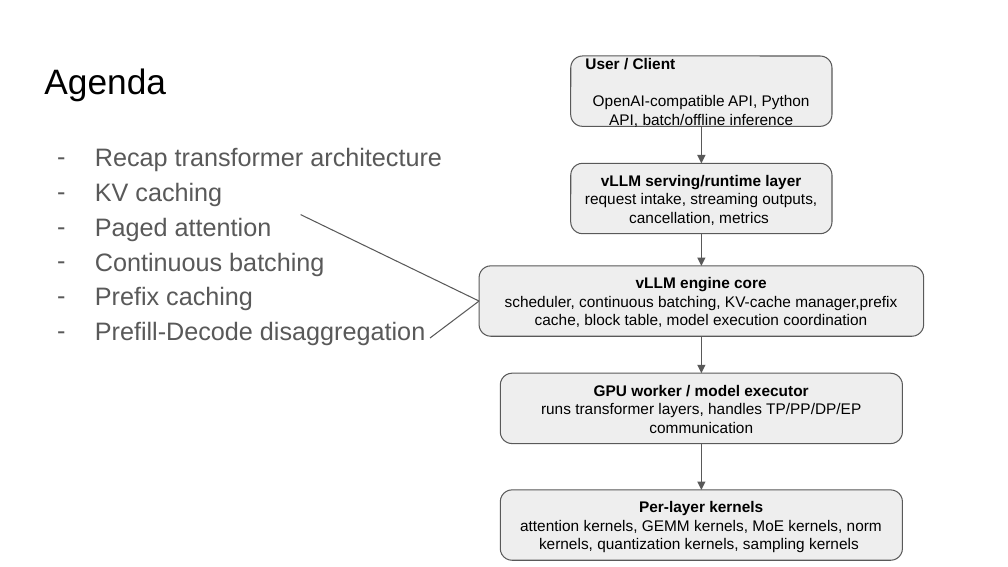
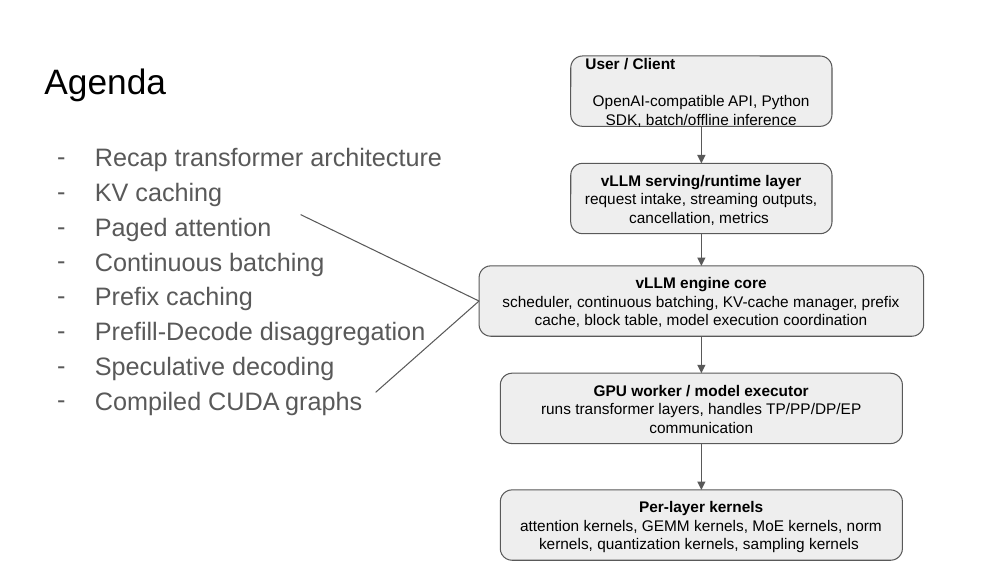
Before and after one commit to ankur6ue/deep-learning-course, a slide deck: slide 3 of Module 8/class_8.1/vllm architecture.pptx (slide 2 before the commit). Drawn at 1008x567 pixels with LibreOffice and Linux fonts; fonts in the diff are those of the drawing. Boxes give left, top, right and bottom in pixels: in the first picture for what was removed or moved away, otherwise in the second. Text is boxed around its words. In the diff, an @@ line names an element or a change of style, - is before the commit and + after.

```diff
--- a/Module 8/class_8.1/vllm architecture.pptx
+++ b/Module 8/class_8.1/vllm architecture.pptx
@@ text in rounded rectangle at (x1=593, y1=95, x2=810, y2=128): text changed @@
-OpenAI-compatible API, Python API, batch/offline inference
+OpenAI-compatible API, Python SDK, batch/offline inference
@@ text in rounded rectangle at (x1=502, y1=296, x2=900, y2=327): spaces changed @@
-scheduler, continuous batching, KV-cache manager,prefix cache, block table, model execution coordination
+scheduler, continuous batching, KV-cache manager, prefix cache, block table, model execution coordination
@@ line moved from (479, 301) - (430, 338) to (479, 301) - (376, 392) @@
@@ text at (x1=95, y1=356, x2=362, y2=415): paragraphs added @@
+– Speculative decoding
+– Compiled CUDA graphs
```
Also in this commit, not shown: 5 other slides changed, 2 slides added, 1 slide removed.
